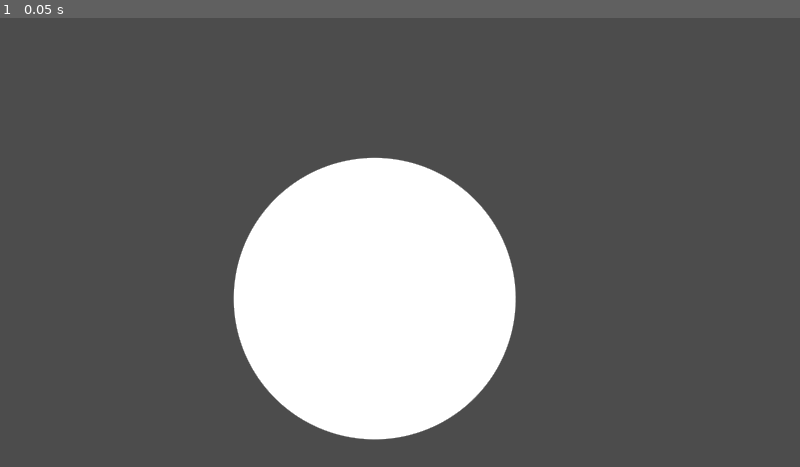
Above: before the commit, frame 1.
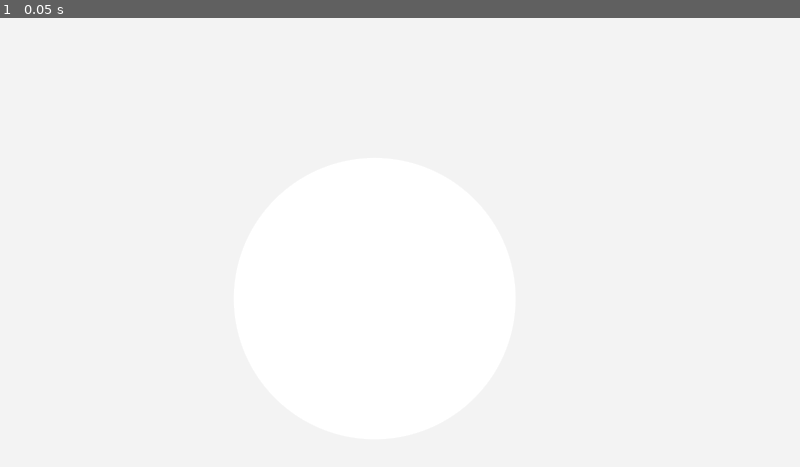
Above: after the commit, the same moment.

Repository: Cepukka/HEX
Game: Godot game, scene res://Scene/Main.tscn
Two runs of this game, one before a commit and one after it. Both use one fixed random seed, a clock stepped at 60 frames per second and the inputs below.
Inputs:
- Up to frame 1 (0.05 s): no input

The runs differ from the first frame. In frame 1, 83% of the frame differs, in the area x 0-100%, y 0-100%.

Commit message:
Add first GUI scenes

Diff:
--- /dev/null
+++ b/Resource/Theme/Quicksand-font.tres
@@ -0,0 +1,11 @@
+[gd_resource type="DynamicFont" load_steps=2 format=2]
+
+[ext_resource path="res://Resource/Font/Quicksand-Bold.ttf" type="DynamicFontData" id=1]
+
+[resource]
+
+size = 40
+use_mipmaps = true
+use_filter = true
+font_data = ExtResource( 1 )
+_sections_unfolded = [ "Settings" ]
--- /dev/null
+++ b/Scene/GUI/gui-scene-template.tscn
@@ -0,0 +1,77 @@
+[gd_scene format=2]
+
+[node name="GuiRoot" type="Control" index="0"]
+
+anchor_left = 0.0
+anchor_top = 0.0
+anchor_right = 1.0
+anchor_bottom = 1.0
+rect_pivot_offset = Vector2( 0, 0 )
+rect_clip_content = false
+mouse_filter = 0
+mouse_default_cursor_shape = 0
+size_flags_horizontal = 1
+size_flags_vertical = 1
+_sections_unfolded = [ "Size Flags", "custom_constants" ]
+
+[node name="MarginContainer" type="MarginContainer" parent="." index="0"]
+
+anchor_left = 0.0
+anchor_top = 0.0
+anchor_right = 1.0
+anchor_bottom = 1.0
+rect_pivot_offset = Vector2( 0, 0 )
+rect_clip_content = false
+mouse_filter = 0
+mouse_default_cursor_shape = 0
+size_flags_horizontal = 1
+size_flags_vertical = 1
+custom_constants/margin_right = 10
+custom_constants/margin_top = 10
+custom_constants/margin_left = 10
+custom_constants/margin_bottom = 10
+_sections_unfolded = [ "custom_constants" ]
+
+[node name="CenterContainer" type="CenterContainer" parent="MarginContainer" index="0"]
+
+anchor_left = 0.0
+anchor_top = 0.0
+anchor_right = 0.0
+anchor_bottom = 0.0
+margin_left = 10.0
+margin_top = 10.0
+margin_right = 844.0
+margin_bottom = 35.0
+rect_pivot_offset = Vector2( 0, 0 )
+rect_clip_content = false
+mouse_filter = 0
+mouse_default_cursor_shape = 0
+size_flags_horizontal = 1
+size_flags_vertical = 0
+use_top_left = false
+_sections_unfolded = [ "Size Flags" ]
+
+[node name="Text" type="Label" parent="MarginContainer/CenterContainer" index="0"]
+
+anchor_left = 0.0
+anchor_top = 0.0
+anchor_right = 0.0
+anchor_bottom = 0.0
+margin_left = 353.0
+margin_right = 481.0
+margin_bottom = 25.0
+rect_pivot_offset = Vector2( 0, 0 )
+rect_clip_content = false
+mouse_filter = 2
+mouse_default_cursor_shape = 0
+size_flags_horizontal = 1
+size_flags_vertical = 4
+custom_colors/font_color = Color( 0, 0, 0, 1 )
+custom_colors/font_color_shadow = Color( 0.472656, 0.472656, 0.472656, 1 )
+text = "<Template>"
+align = 1
+valign = 1
+percent_visible = 1.0
+lines_skipped = 0
+max_lines_visible = -1
+_sections_unfolded = [ "Theme", "custom_colors" ]
--- /dev/null
+++ b/Scene/GUI/gui-scene10.tscn
@@ -0,0 +1,11 @@
+[gd_scene load_steps=2 format=2]
+
+[ext_resource path="res://Scene/GUI/gui-scene-template.tscn" type="PackedScene" id=1]
+
+[node name="GuiRoot" index="0" instance=ExtResource( 1 )]
+
+[node name="Text" parent="MarginContainer/CenterContainer" index="0"]
+
+margin_left = 302.0
+margin_right = 531.0
+text = "Do you feel at peace?"
--- /dev/null
+++ b/Scene/GUI/gui-scene11.tscn
@@ -0,0 +1,11 @@
+[gd_scene load_steps=2 format=2]
+
+[ext_resource path="res://Scene/GUI/gui-scene-template.tscn" type="PackedScene" id=1]
+
+[node name="GuiRoot" index="0" instance=ExtResource( 1 )]
+
+[node name="Text" parent="MarginContainer/CenterContainer" index="0"]
+
+margin_left = 250.0
+margin_right = 583.0
+text = "What is missing from your life?"
--- /dev/null
+++ b/Scene/GUI/gui-scene12.tscn
@@ -0,0 +1,11 @@
+[gd_scene load_steps=2 format=2]
+
+[ext_resource path="res://Scene/GUI/gui-scene-template.tscn" type="PackedScene" id=1]
+
+[node name="GuiRoot" index="0" instance=ExtResource( 1 )]
+
+[node name="Text" parent="MarginContainer/CenterContainer" index="0"]
+
+margin_left = 292.0
+margin_right = 542.0
+text = "Connect the right ones."
--- /dev/null
+++ b/Scene/GUI/gui-scene2.tscn
@@ -0,0 +1,11 @@
+[gd_scene load_steps=2 format=2]
+
+[ext_resource path="res://Scene/GUI/gui-scene-template.tscn" type="PackedScene" id=1]
+
+[node name="GuiRoot" index="0" instance=ExtResource( 1 )]
+
+[node name="Text" parent="MarginContainer/CenterContainer" index="0"]
+
+margin_left = 343.0
+margin_right = 490.0
+text = "Who are you?"
--- /dev/null
+++ b/Scene/GUI/gui-scene3.tscn
@@ -0,0 +1,11 @@
+[gd_scene load_steps=2 format=2]
+
+[ext_resource path="res://Scene/GUI/gui-scene-template.tscn" type="PackedScene" id=1]
+
+[node name="GuiRoot" index="0" instance=ExtResource( 1 )]
+
+[node name="Text" parent="MarginContainer/CenterContainer" index="0"]
+
+margin_left = 291.0
+margin_right = 543.0
+text = "How do you feel today?"
--- /dev/null
+++ b/Scene/GUI/gui-scene4.tscn
@@ -0,0 +1,11 @@
+[gd_scene load_steps=2 format=2]
+
+[ext_resource path="res://Scene/GUI/gui-scene-template.tscn" type="PackedScene" id=1]
+
+[node name="GuiRoot" index="0" instance=ExtResource( 1 )]
+
+[node name="Text" parent="MarginContainer/CenterContainer" index="0"]
+
+margin_left = 281.0
+margin_right = 552.0
+text = "How were you as a child?"
--- /dev/null
+++ b/Scene/GUI/gui-scene5.tscn
@@ -0,0 +1,11 @@
+[gd_scene load_steps=2 format=2]
+
+[ext_resource path="res://Scene/GUI/gui-scene-template.tscn" type="PackedScene" id=1]
+
+[node name="GuiRoot" index="0" instance=ExtResource( 1 )]
+
+[node name="Text" parent="MarginContainer/CenterContainer" index="0"]
+
+margin_left = 376.0
+margin_right = 457.0
+text = "Family?"
--- /dev/null
+++ b/Scene/GUI/gui-scene6.tscn
@@ -0,0 +1,11 @@
+[gd_scene load_steps=2 format=2]
+
+[ext_resource path="res://Scene/GUI/gui-scene-template.tscn" type="PackedScene" id=1]
+
+[node name="GuiRoot" index="0" instance=ExtResource( 1 )]
+
+[node name="Text" parent="MarginContainer/CenterContainer" index="0"]
+
+margin_left = 302.0
+margin_right = 531.0
+text = "Where is your home?"
--- /dev/null
+++ b/Scene/GUI/gui-scene7.tscn
@@ -0,0 +1,11 @@
+[gd_scene load_steps=2 format=2]
+
+[ext_resource path="res://Scene/GUI/gui-scene-template.tscn" type="PackedScene" id=1]
+
+[node name="GuiRoot" index="0" instance=ExtResource( 1 )]
+
+[node name="Text" parent="MarginContainer/CenterContainer" index="0"]
+
+margin_left = 318.0
+margin_right = 515.0
+text = "Do you feel guilty?"
--- /dev/null
+++ b/Scene/GUI/gui-scene8.tscn
@@ -0,0 +1,11 @@
+[gd_scene load_steps=2 format=2]
+
+[ext_resource path="res://Scene/GUI/gui-scene-template.tscn" type="PackedScene" id=1]
+
+[node name="GuiRoot" index="0" instance=ExtResource( 1 )]
+
+[node name="Text" parent="MarginContainer/CenterContainer" index="0"]
+
+margin_left = 201.0
+margin_right = 633.0
+text = "What mistake are you dragging around?"
--- /dev/null
+++ b/Scene/GUI/gui-scene9.tscn
@@ -0,0 +1,11 @@
+[gd_scene load_steps=2 format=2]
+
+[ext_resource path="res://Scene/GUI/gui-scene-template.tscn" type="PackedScene" id=1]
+
+[node name="GuiRoot" index="0" instance=ExtResource( 1 )]
+
+[node name="Text" parent="MarginContainer/CenterContainer" index="0"]
+
+margin_left = 367.0
+margin_right = 467.0
+text = "Move on."
--- a/project.godot
+++ b/project.godot
@@ -23,9 +23,17 @@
 window/size/fullscreen=true
 window/size/test_width=1920
 window/size/test_height=1080
+window/dpi/allow_hidpi=true
 window/stretch/mode="2d"
 window/stretch/aspect="keep_height"
 
+[gui]
+
+theme/use_hidpi=true
+
 [rendering]
 
+environment/default_clear_color=Color( 0.953125, 0.953125, 0.953125, 1 )
+quality/filters/msaa=2
 environment/default_environment="res://default_env.tres"
+quality/dynamic_fonts/use_oversampling=true
Not shown, added: Resource/Font/OFL.txt
Binary file added: Resource/Font/Quicksand-Bold.ttf
Binary file added: Resource/Font/Quicksand-Light.ttf
Binary file added: Resource/Font/Quicksand-Medium.ttf
Binary file added: Resource/Font/Quicksand-Regular.ttf
Binary file added: Resource/Theme/basic.theme
